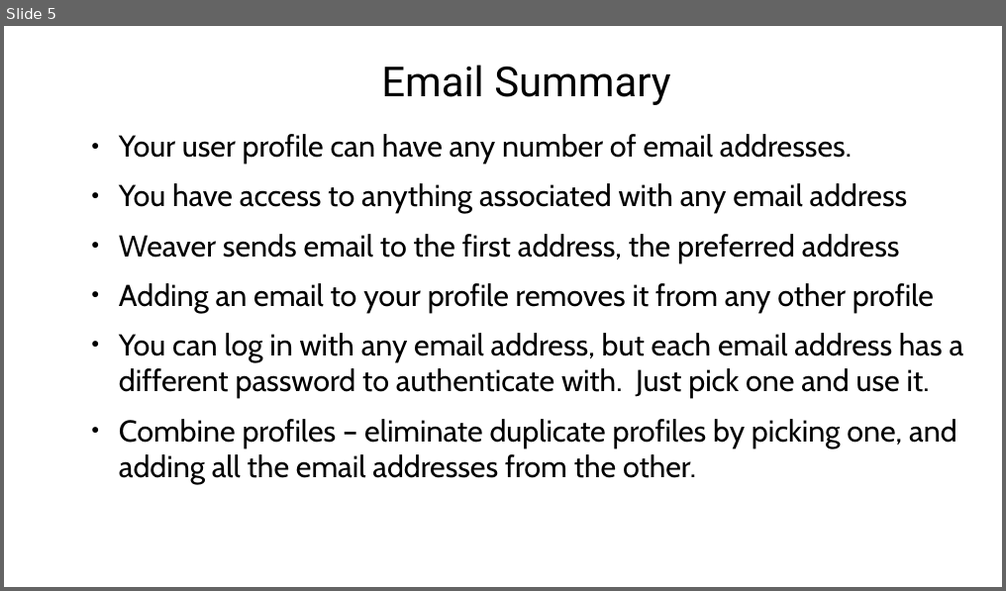
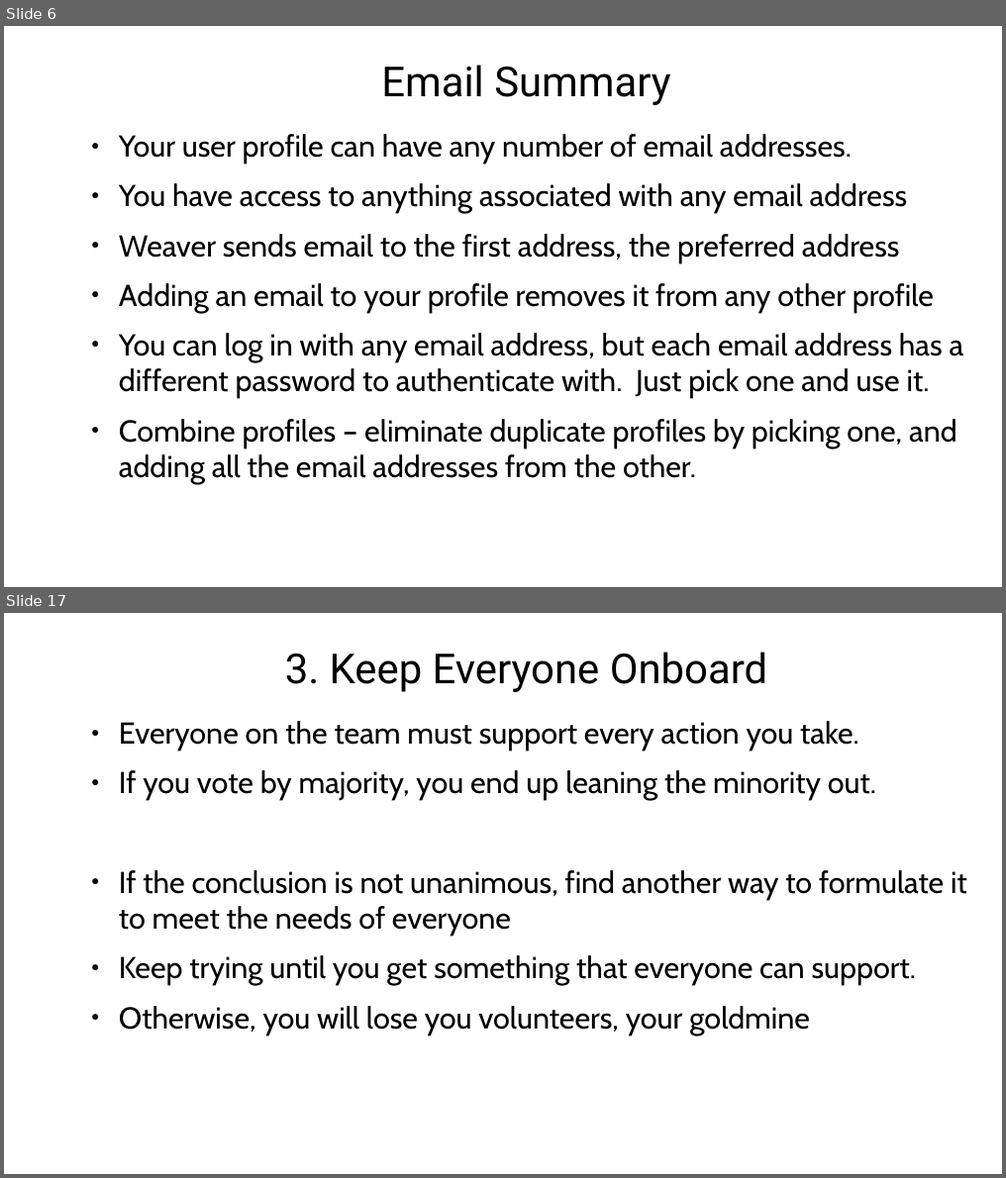
Before and after one commit to agilepro/cognoscenti, a slide deck: documentation/VideoPresentations.odp. Shown one above the other, each under a label of ours: slide 5 before the commit, slides 6 and 17 after it; the slides between them are not shown. The pictures are 1006x591 and 1006x1178 pixels, drawn with LibreOffice and Linux fonts; fonts in the diff are those of the drawing; background and template pictures are left out. Boxes give left, top, right and bottom in pixels: in the first picture for what was removed or moved away, otherwise in the second. Text is boxed around its words. In the diff, an @@ line names an element or a change of style, - is before the commit and + after.

Commit message:
new video about team leader

```diff
--- a/documentation/VideoPresentations.odp
+++ b/documentation/VideoPresentations.odp
@@ slide 17 added at [4,613,1002,1174], background picture (left out) @@
@@ title added at [285,652,767,692], 38.3 pt, text #000000 @@
+3. Keep Everyone Onboard
@@ text added at [119,721,967,1036], 27.9 pt, text #000000 @@
+● Everyone on the team must support every action you take.
+● If you vote by majority, you end up leaning the minority out.
+● If the conclusion is not unanimous, find another way to formulate it to meet the needs of everyone
+● Keep trying until you get something that everyone can support.
+● Otherwise, you will lose you volunteers, your goldmine
@@ what was slide 5 is now slide 6 @@
```
Also in this commit, not shown: 23 other slides added, 2 other files.
